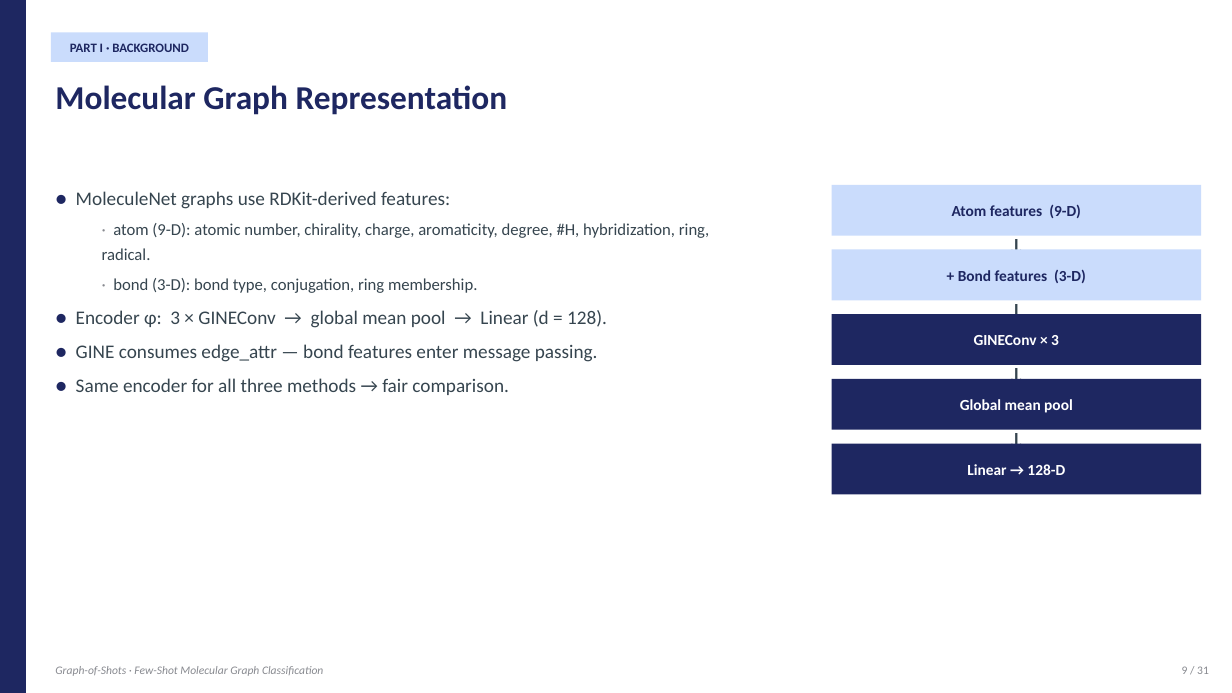
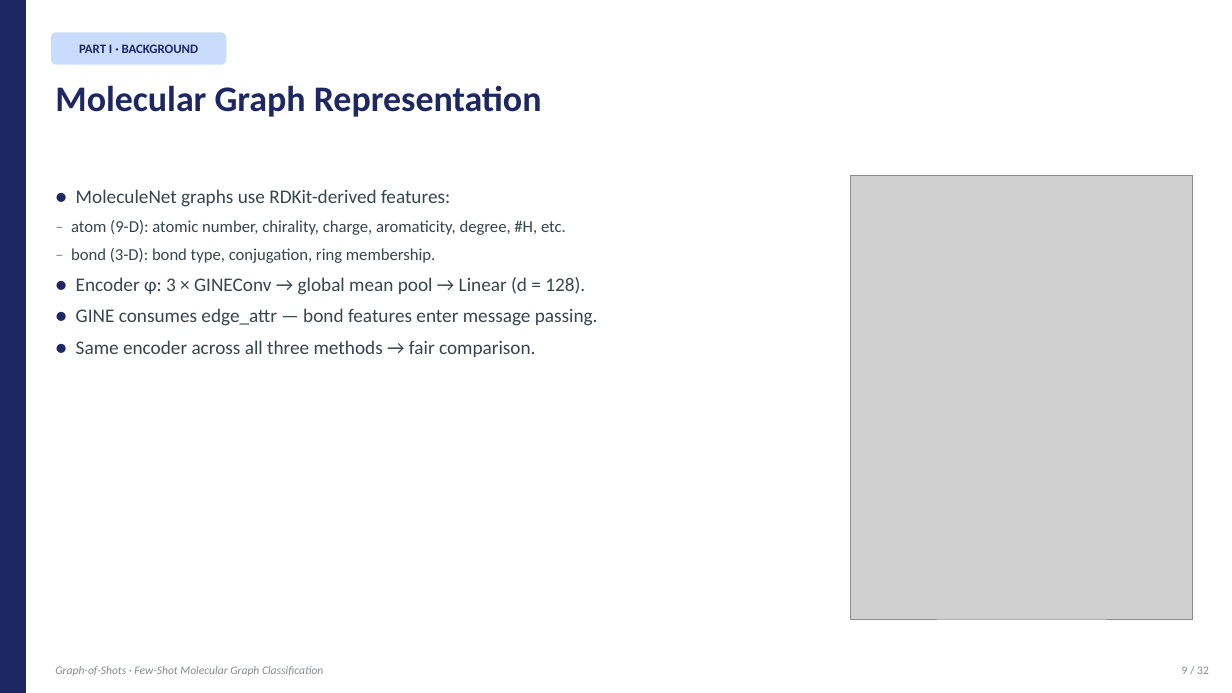
Before and after one commit to BDeMo/proj-mol, a slide deck: slide 9 of presentation/Graph-of-Shots.pptx. Drawn at 1232x693 pixels with LibreOffice and Linux fonts; fonts in the diff are those of the drawing; grey boxes stand for pictures. Boxes give left, top, right and bottom in pixels: in the first picture for what was removed or moved away, otherwise in the second. Text is boxed around its words. In the diff, an @@ line names an element or a change of style, - is before the commit and + after.

Commit message:
Rebuild PPT: native text + math-rendered formula images + clean diagrams
Previous approach used python-pptx shapes for formulas and custom diagrams,
which rendered unpredictably in MS Office (broken math symbols, misaligned
shapes). New approach:

  - All titles, bullets, callouts remain NATIVE PowerPoint text — fully
    editable, consistent formatting across Office versions.
  - Math formulas pre-rendered via matplotlib mathtext → PNG, embedded
    as pictures. Guarantees correct symbols: α, σ, ε, τ, ∑, subscripts,
    superscripts, Euclidean norms.
  - Complex diagrams (supervised pipeline, episode viz, encoder stack,
    GoS pipeline, iterative refinement, bipartite S-Q graph)
    pre-rendered via matplotlib → PNG, embedded as pictures.
  - Simple structures (tables, callout boxes, M1-M5 overview grid)
    still built with native pptx rectangles for editability.

Assets:
  presentation/formulas/  10 math PNGs (mathtext, transparent bg)
  presentation/diagrams/  6 diagram PNGs (matplotlib, transparent bg)
  presentation/figures/   4 result plots (from earlier)

```diff
--- a/presentation/Graph-of-Shots.pptx
+++ b/presentation/Graph-of-Shots.pptx
@@ text "PART I · BACKGROUND" rewrapped from [70, 43, 189, 52] to [79, 42, 199, 57] @@
@@ rounded rectangle: place and size @@
-rounded rectangle at [51, 32, 208, 62]
+rounded rectangle at [51, 32, 226, 65]
@@ rounded rectangle at [51, 32, 226, 65]: rectangle to rounded rectangle @@
@@ text "Molecular Graph Representation" at [55, 85, 542, 117]: size 26 to 28 pt @@
@@ picture added at [850, 176, 1193, 619] @@
@@ text at [76, 189, 598, 326]: line spacing 1.25 to 1.2; less space between paragraphs @@
@@ rectangle removed at [832, 185, 1202, 236] @@
@@ text removed at [952, 205, 1081, 218] @@
-Atom features (9-D)
@@ text at [71, 220, 566, 263]: text changed @@
-  · atom (9-D): atomic number, chirality, charge, aromaticity, degree, #H, hybridization, ring, radical.
-  · bond (3-D): bond type, conjugation, ring membership.
+– atom (9-D): atomic number, chirality, charge, aromaticity, degree, #H, etc.
+– bond (3-D): bond type, conjugation, ring membership.
@@ text removed at [832, 231, 1202, 259] @@
-↓
@@ rectangle removed at [832, 250, 1202, 300] @@
@@ text removed at [832, 296, 1202, 323] @@
-↓
@@ text removed at [958, 270, 1086, 283] @@
-+ Bond features (3-D)
@@ rectangle removed at [832, 314, 1202, 365] @@
@@ text at [76, 340, 536, 357]: text changed @@
-● Same encoder for all three methods → fair comparison.
+● Same encoder across all three methods → fair comparison.
@@ text removed at [974, 335, 1059, 345] @@
-GINEConv × 3
@@ text removed at [832, 360, 1202, 388] @@
-↓
@@ rectangle removed at [832, 379, 1202, 430] @@
@@ text removed at [960, 399, 1073, 413] @@
-Global mean pool
@@ text removed at [832, 425, 1202, 453] @@
-↓
@@ rectangle removed at [832, 444, 1202, 494] @@
@@ text removed at [967, 464, 1065, 475] @@
-Linear → 128-D
```
Also in this commit, not shown: 31 other slides changed, 17 other files.
